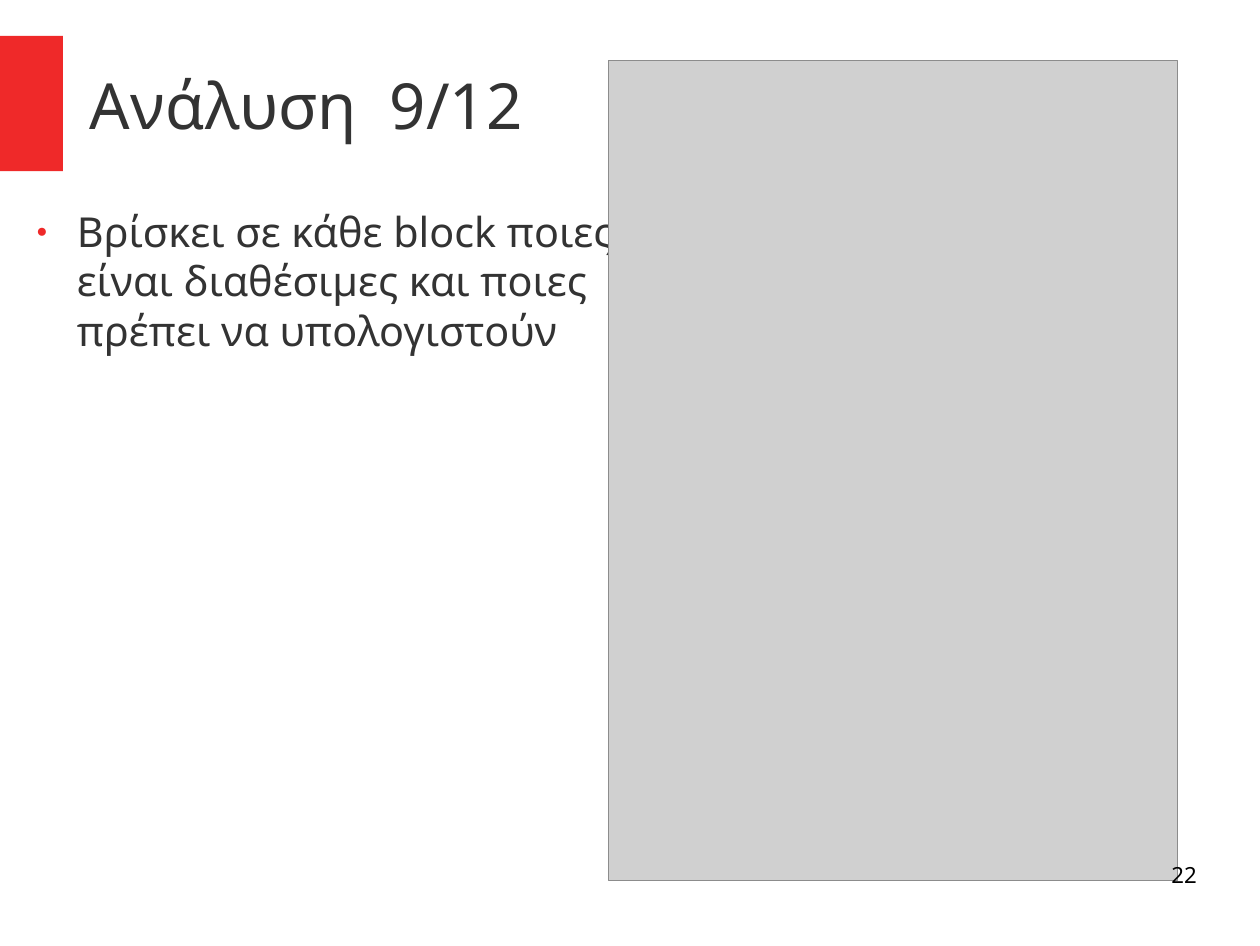
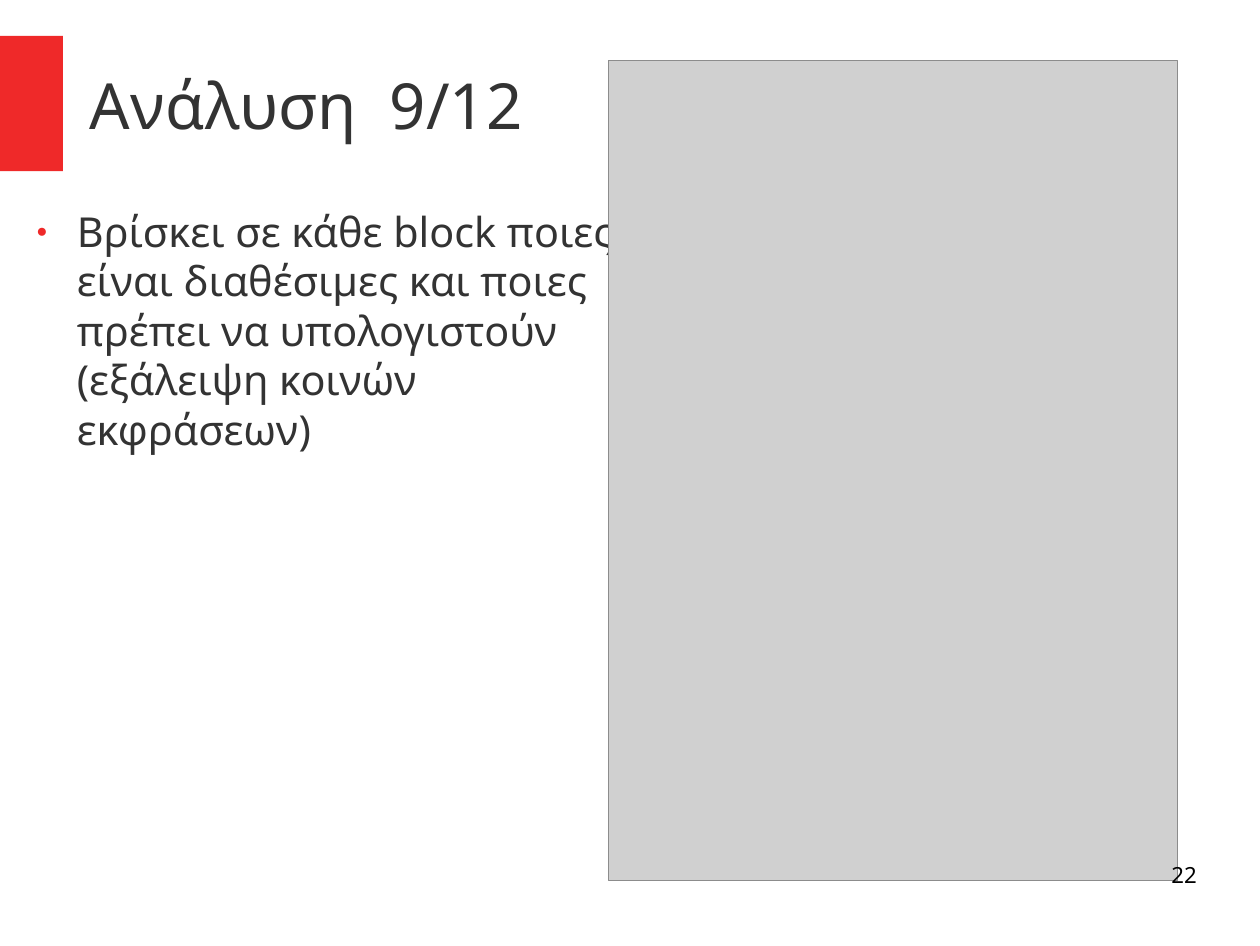
Before and after one commit to el15066/Diplomatiki, a slide deck: slide 22 of main/Presentation.odp. Drawn at 1260x946 pixels with LibreOffice and Linux fonts; fonts in the diff are those of the drawing; grey boxes stand for pictures. Boxes give left, top, right and bottom in pixels: in the first picture for what was removed or moved away, otherwise in the second. Text is boxed around its words. In the diff, an @@ line names an element or a change of style, - is before the commit and + after.

```diff
--- a/main/Presentation.odp
+++ b/main/Presentation.odp
@@ text at box(77, 208, 613, 455): text changed @@
-● Βρίσκει σε κάθε block ποιες
-  είναι διαθέσιμες και ποιες
-  πρέπει να υπολογιστούν
+● Βρίσκει σε κάθε block ποιες
+  είναι διαθέσιμες και ποιες
+  πρέπει να υπολογιστούν
+  (εξάλειψη κοινών
+  εκφράσεων)
```
Also in this commit, not shown: 5 other slides changed.
